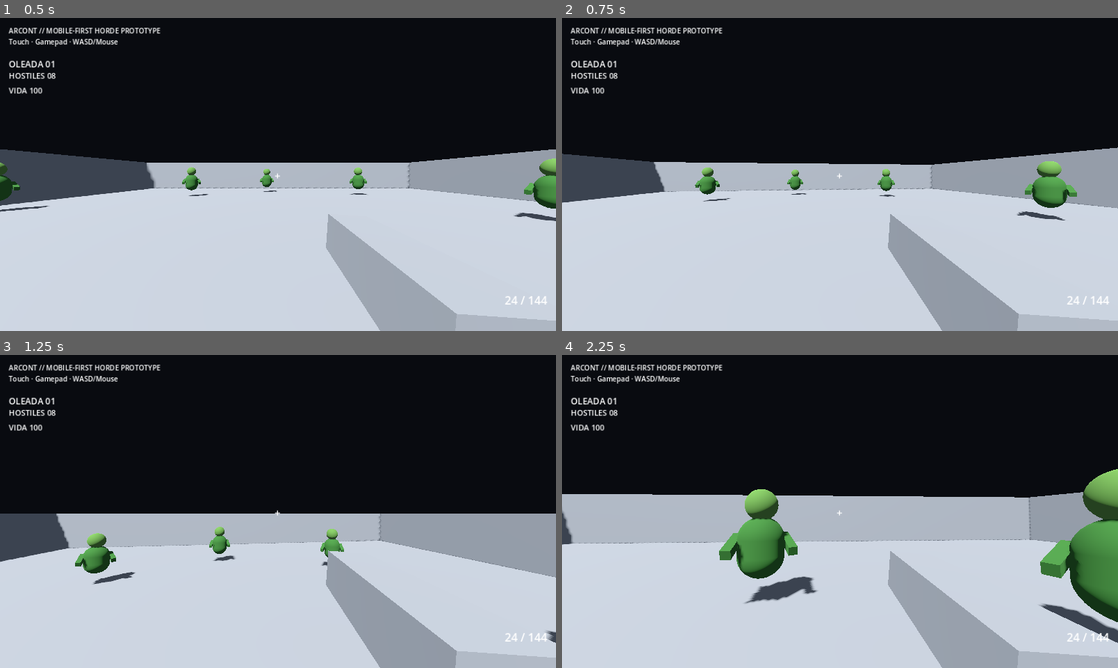
Above: before the commit, frames 1-4 (two rows, left to right).
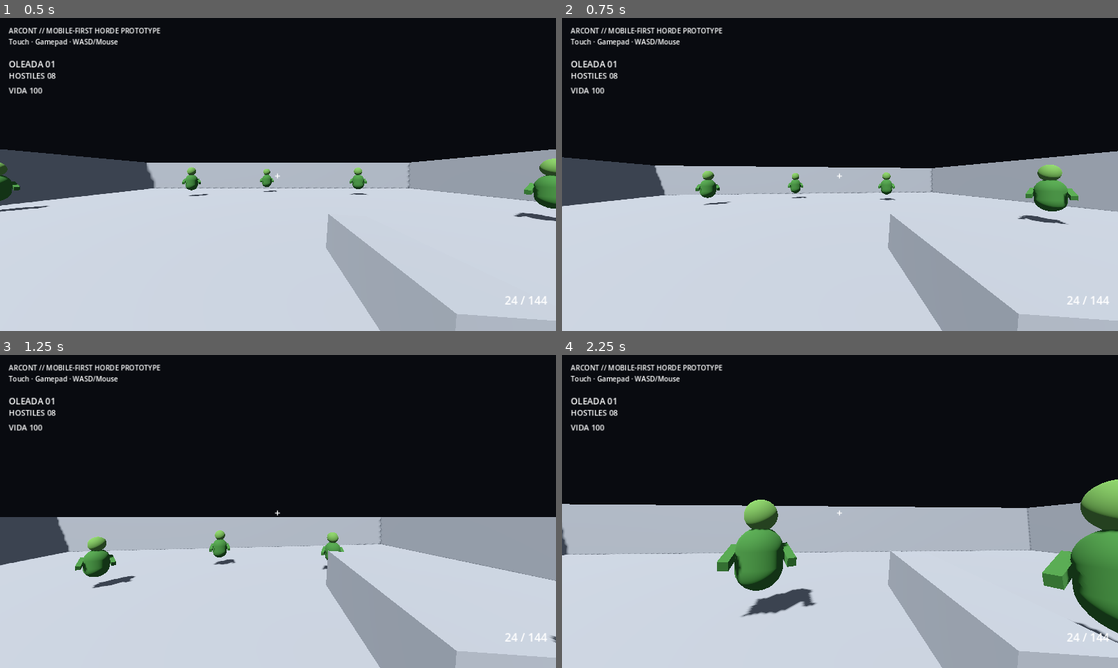
Above: after the commit, the same moments.

Repository: heliossamuelhernandezreyes/Arcont
Game: Godot game, scene res://scenes/main.tscn
Same seed, same stepped clock (60 frames per second), same inputs: the game is played once before the commit and once after it.
Inputs (mouse positions are in pixels of both pictures, inside the frame that each line leads up to):
- Up to frame 1 (0.5 s): no input
- Up to frame 2 (0.75 s): move the mouse to (867, 174) at 0.52 s; hold W (move_forward) from 0.53 s (still down); hold Shift (sprint) from 0.53 s (still down); click (867, 174) at 0.67 s
- Up to frame 3 (1.25 s): keep holding W (move_forward); keep holding Shift (sprint); tap Space (jump) at 0.77 s
- Up to frame 4 (2.25 s): keep holding W (move_forward); move the mouse to (812, 511) at 1.27 s; release Shift (sprint) at 1.28 s; tap Shift (sprint) at 1.35 s; click (812, 511) at 1.42 s; tap Space (jump) at 1.52 s; move the mouse to (851, 505) at 2.02 s; hold Shift (sprint) from 2.03 s (still down); click (851, 505) at 2.17 s

Frame 1 is identical in both runs. In frame 2, 3.4% of the frame differs, in the area x 0-100%, y 41-66%; in frame 3, 3.2%; in frame 4, 11%, in the area x 0-100%, y 36-92%.

Commit message:
feat: add player health and delegate combat to weapon

Diff:
--- a/scripts/player.gd
+++ b/scripts/player.gd
@@ -1,4 +1,7 @@
 extends CharacterBody3D
+
+signal health_changed(current: float, maximum: float)
+signal died
 
 @export var walk_speed := 5.5
 @export var sprint_speed := 8.5
@@ -9,12 +12,10 @@
 @export var mobile_look_sensitivity := 0.0040
 @export var gamepad_look_speed := 2.4
 @export var gamepad_deadzone := 0.18
-@export var weapon_damage := 34.0
-@export var fire_interval := 0.16
+@export var max_health := 100.0
 
 @onready var head: Node3D = $Head
-@onready var camera: Camera3D = $Head/Camera3D
-@onready var ray: RayCast3D = $Head/Camera3D/RayCast3D
+@onready var weapon: Node = $Head/Camera3D/Weapon
 
 var gravity: float = ProjectSettings.get_setting("physics/3d/default_gravity")
 var pitch := 0.0
@@ -22,18 +23,27 @@
 var mobile_fire := false
 var mobile_sprint := false
 var mobile_jump_requested := false
-var fire_timer := 0.0
+var health := 100.0
+var dead := false
 
 func _ready() -> void:
 	add_to_group("player")
+	health = max_health
+	health_changed.emit(health, max_health)
+	if weapon.has_signal("recoil_requested"):
+		weapon.recoil_requested.connect(_on_weapon_recoil)
 	if not DisplayServer.is_touchscreen_available():
 		Input.mouse_mode = Input.MOUSE_MODE_CAPTURED
 
 func _unhandled_input(event: InputEvent) -> void:
+	if dead:
+		return
 	if event is InputEventMouseMotion and Input.mouse_mode == Input.MOUSE_MODE_CAPTURED:
 		_apply_look(event.relative * mouse_sensitivity)
 	if event.is_action_pressed("ui_cancel"):
 		Input.mouse_mode = Input.MOUSE_MODE_VISIBLE
+	if event.is_action_pressed("reload"):
+		request_reload()
 	if event is InputEventMouseButton and event.pressed and event.button_index == MOUSE_BUTTON_LEFT:
 		if Input.mouse_mode != Input.MOUSE_MODE_CAPTURED and not DisplayServer.is_touchscreen_available():
 			Input.mouse_mode = Input.MOUSE_MODE_CAPTURED
@@ -41,7 +51,8 @@
 			_try_fire()
 
 func _physics_process(delta: float) -> void:
-	fire_timer = max(fire_timer - delta, 0.0)
+	if dead:
+		return
 	_handle_gamepad_look(delta)
 
 	if not is_on_floor():
@@ -69,16 +80,51 @@
 
 	if mobile_fire or _gamepad_fire_pressed():
 		_try_fire()
+	if _gamepad_reload_pressed():
+		request_reload()
+
+func apply_damage(amount: float, source_direction := Vector3.ZERO) -> void:
+	if dead or amount <= 0.0:
+		return
+	health = max(health - amount, 0.0)
+	health_changed.emit(health, max_health)
+	if source_direction.length_squared() > 0.0:
+		velocity += source_direction.normalized() * 0.35
+	if health <= 0.0:
+		_die()
+
+func heal(amount: float) -> void:
+	if dead or amount <= 0.0:
+		return
+	health = min(health + amount, max_health)
+	health_changed.emit(health, max_health)
+
+func _die() -> void:
+	if dead:
+		return
+	dead = true
+	mobile_fire = false
+	velocity = Vector3.ZERO
+	died.emit()
+	Input.mouse_mode = Input.MOUSE_MODE_VISIBLE
+	print("ARCONT player down")
+
+func respawn(at_position: Vector3) -> void:
+	global_position = at_position
+	health = max_health
+	dead = false
+	health_changed.emit(health, max_health)
 
 func set_mobile_move(value: Vector2) -> void:
 	mobile_move = value.limit_length(1.0)
 
 func add_mobile_look(delta: Vector2) -> void:
-	_apply_look(delta * mobile_look_sensitivity)
+	if not dead:
+		_apply_look(delta * mobile_look_sensitivity)
 
 func set_mobile_fire(active: bool) -> void:
-	mobile_fire = active
-	if active:
+	mobile_fire = active and not dead
+	if mobile_fire:
 		_try_fire()
 
 func request_mobile_jump() -> void:
@@ -86,6 +132,19 @@
 
 func set_mobile_sprint(active: bool) -> void:
 	mobile_sprint = active
+
+func request_reload() -> void:
+	if not dead and weapon.has_method("request_reload"):
+		weapon.request_reload()
+
+func _try_fire() -> void:
+	if not dead and weapon.has_method("try_fire"):
+		weapon.try_fire()
+
+func _on_weapon_recoil(recoil_pitch: float, recoil_yaw: float) -> void:
+	rotate_y(recoil_yaw)
+	pitch = clamp(pitch + recoil_pitch, deg_to_rad(-88.0), deg_to_rad(88.0))
+	head.rotation.x = pitch
 
 func _apply_look(amount: Vector2) -> void:
 	rotate_y(-amount.x)
@@ -96,23 +155,16 @@
 	if Input.get_connected_joypads().is_empty():
 		return
 	var device := Input.get_connected_joypads()[0]
-	var look := Vector2(
-		Input.get_joy_axis(device, JOY_AXIS_RIGHT_X),
-		Input.get_joy_axis(device, JOY_AXIS_RIGHT_Y)
-	)
+	var look := Vector2(Input.get_joy_axis(device, JOY_AXIS_RIGHT_X), Input.get_joy_axis(device, JOY_AXIS_RIGHT_Y))
 	if look.length() < gamepad_deadzone:
 		return
-	look = look.limit_length(1.0)
-	_apply_look(look * gamepad_look_speed * delta)
+	_apply_look(look.limit_length(1.0) * gamepad_look_speed * delta)
 
 func _gamepad_move() -> Vector2:
 	if Input.get_connected_joypads().is_empty():
 		return Vector2.ZERO
 	var device := Input.get_connected_joypads()[0]
-	var value := Vector2(
-		Input.get_joy_axis(device, JOY_AXIS_LEFT_X),
-		Input.get_joy_axis(device, JOY_AXIS_LEFT_Y)
-	)
+	var value := Vector2(Input.get_joy_axis(device, JOY_AXIS_LEFT_X), Input.get_joy_axis(device, JOY_AXIS_LEFT_Y))
 	if value.length() < gamepad_deadzone:
 		return Vector2.ZERO
 	return value.limit_length(1.0)
@@ -126,29 +178,14 @@
 func _gamepad_jump_pressed() -> bool:
 	if Input.get_connected_joypads().is_empty():
 		return false
-	var device := Input.get_connected_joypads()[0]
-	return Input.is_joy_button_pressed(device, JOY_BUTTON_A)
+	return Input.is_joy_button_pressed(Input.get_connected_joypads()[0], JOY_BUTTON_A)
 
 func _gamepad_sprint_pressed() -> bool:
 	if Input.get_connected_joypads().is_empty():
 		return false
-	var device := Input.get_connected_joypads()[0]
-	return Input.is_joy_button_pressed(device, JOY_BUTTON_LEFT_STICK)
+	return Input.is_joy_button_pressed(Input.get_connected_joypads()[0], JOY_BUTTON_LEFT_STICK)
 
-func _try_fire() -> void:
-	if fire_timer > 0.0:
-		return
-	fire_timer = fire_interval
-	_fire()
-
-func _fire() -> void:
-	ray.force_raycast_update()
-	if not ray.is_colliding():
-		return
-	var collider := ray.get_collider()
-	var hit_point := ray.get_collision_point()
-	var shot_direction := -camera.global_transform.basis.z
-	if collider and collider.has_method("apply_hit"):
-		collider.apply_hit(hit_point, shot_direction, weapon_damage)
-	else:
-		print("ARCONT impact: ", collider)
+func _gamepad_reload_pressed() -> bool:
+	if Input.get_connected_joypads().is_empty():
+		return false
+	return Input.is_joy_button_pressed(Input.get_connected_joypads()[0], JOY_BUTTON_X)
